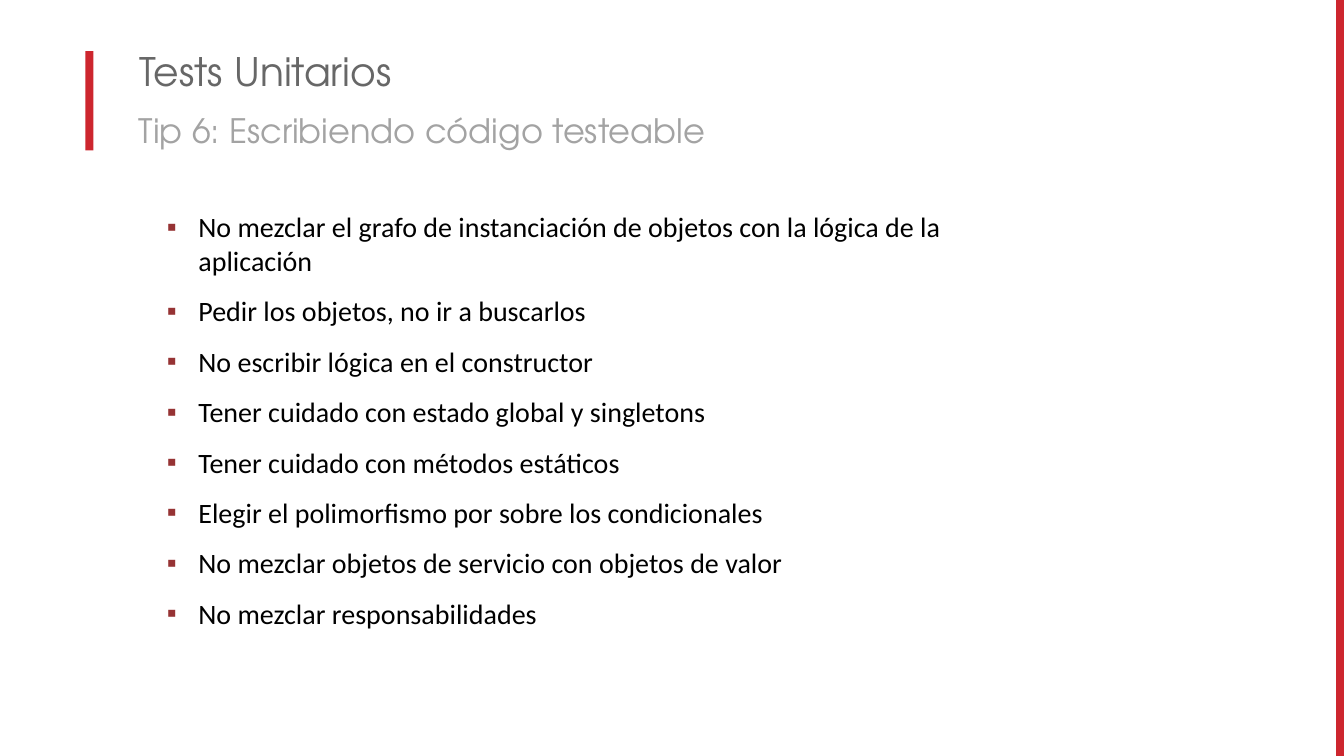
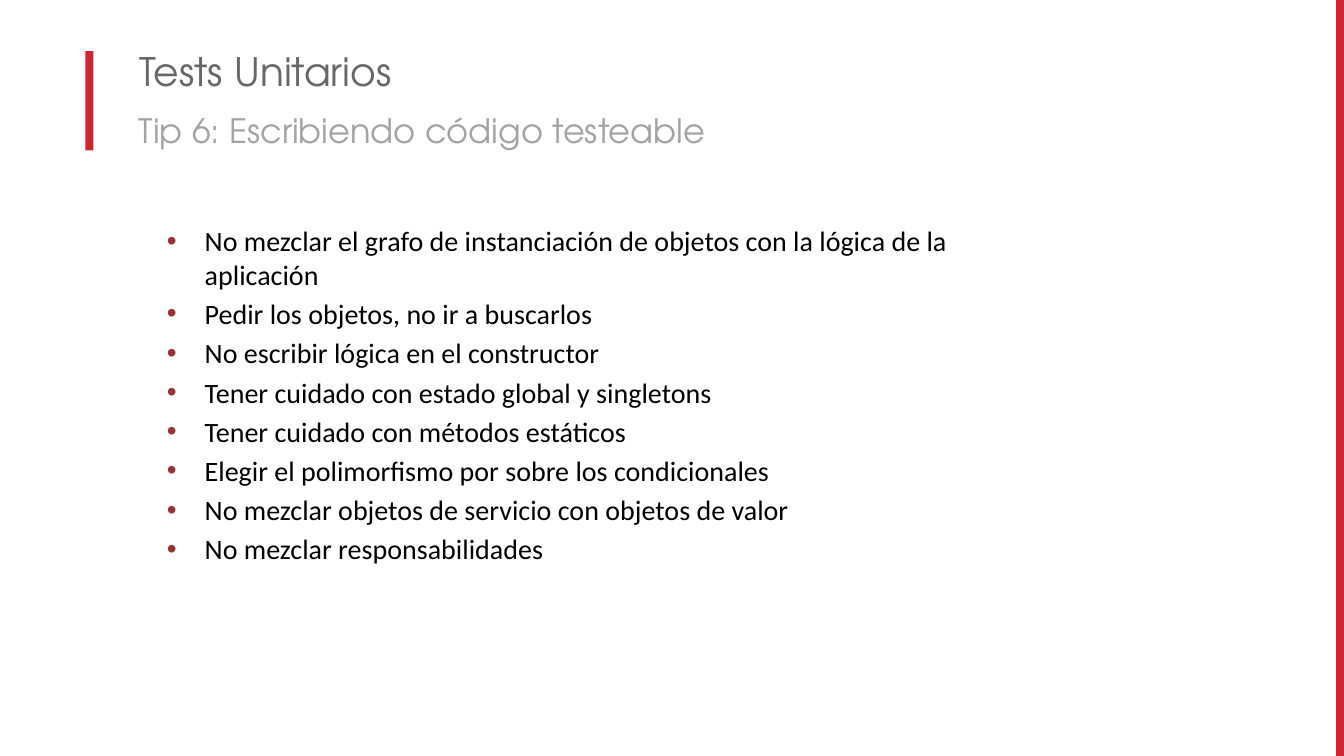
Before and after one commit to lgoldin/DesigningTestableApplications, a slide deck: slide 29 of MUG - Diseñando Aplicaciones Testeables.pptx. Drawn at 1344x756 pixels with LibreOffice and Linux fonts; fonts in the diff are those of the drawing; background and template pictures are left out. Boxes give left, top, right and bottom in pixels: in the first picture for what was removed or moved away, otherwise in the second. Text is boxed around its words. In the diff, an @@ line names an element or a change of style, - is before the commit and + after.

```diff
--- a/MUG - Diseñando Aplicaciones Testeables.pptx
+++ b/MUG - Diseñando Aplicaciones Testeables.pptx
@@ text "No mezclar el grafo de ...": place and size @@
-text "No mezclar el grafo de ..." at <box>198,217,940,629</box>
+text "No mezclar el grafo de ..." at <box>205,231,947,564</box>
@@ text "No mezclar el grafo de ..." at <box>205,231,947,564</box>: bullet ▪ to •; less space between paragraphs @@
```
Also in this commit, not shown: 33 other slides changed.
